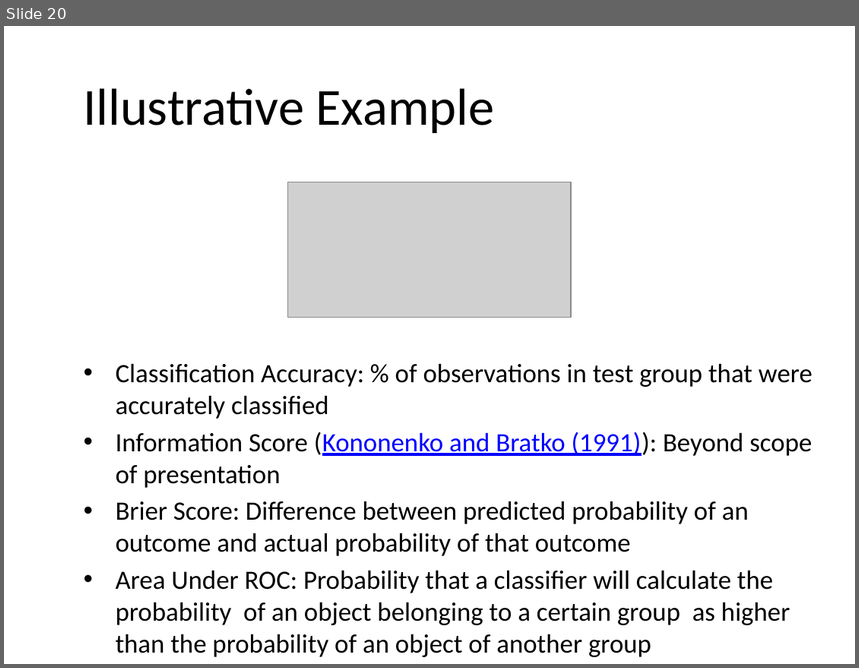
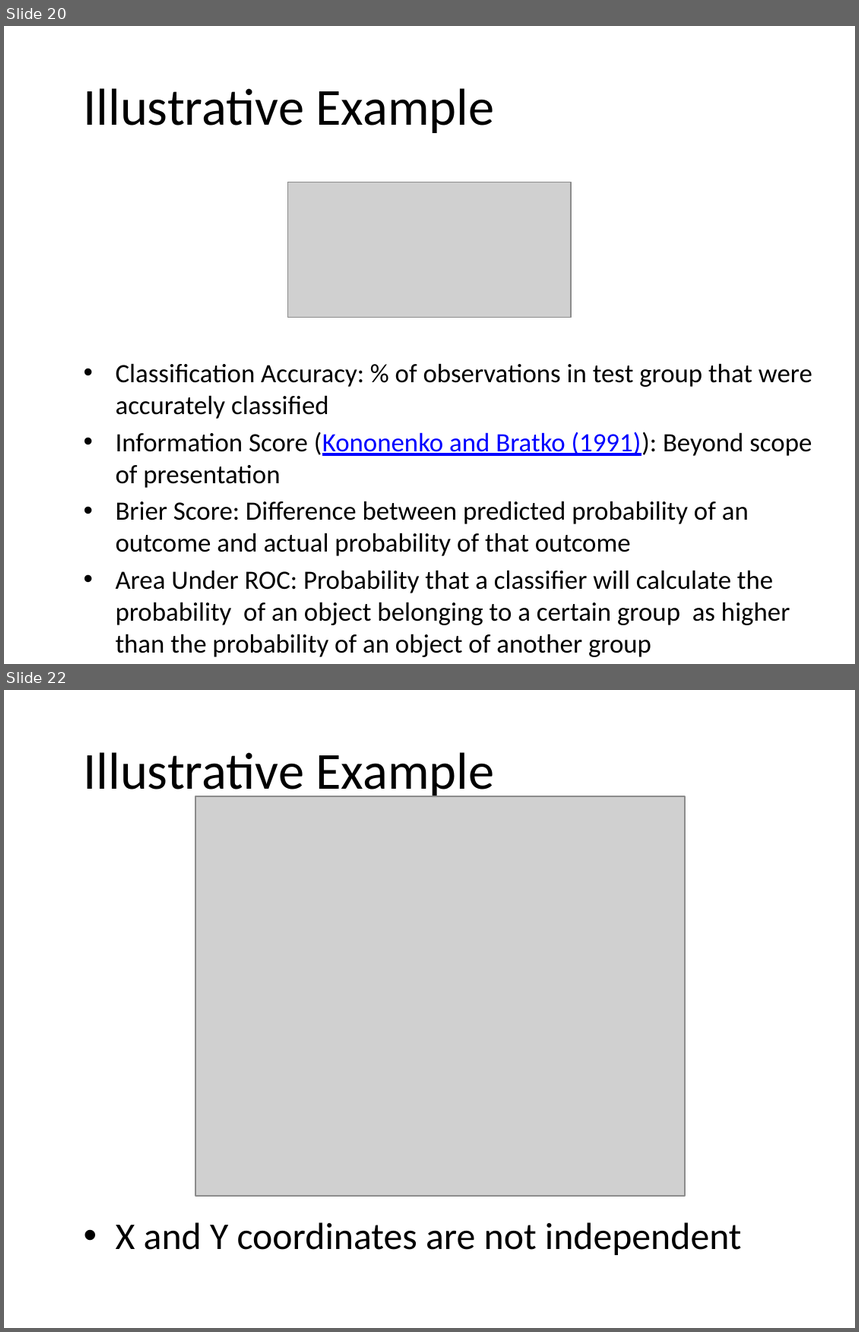
Before and after one commit to adam-m-mcelhinney/MCS507_Final_Project, a slide deck: Presentation/Bayesian Classifiers in Python.pptx. Shown one above the other, each under a label of ours: slide 20 before the commit, slides 20 and 22 after it; the slides between them are not shown. The pictures are 859x668 and 859x1332 pixels, drawn with LibreOffice and Linux fonts; fonts in the diff are those of the drawing; grey boxes stand for pictures; background and template pictures are left out. Boxes give left, top, right and bottom in pixels: in the first picture for what was removed or moved away, otherwise in the second. Text is boxed around its words. In the diff, an @@ line names an element or a change of style, - is before the commit and + after.

```diff
--- a/Presentation/Bayesian Classifiers in Python.pptx
+++ b/Presentation/Bayesian Classifiers in Python.pptx
@@ slide 22 added at [4,690,855,1328], background picture (left out) @@
@@ title added at [84,752,495,801], 44 pt, text #000000 @@
+Illustrative Example
@@ picture added at [196,796,685,1196] @@
@@ text added at [116,1223,742,1255], 32 pt, text #000000 @@
+• X and Y coordinates are not independent
```
Also in this commit, not shown: 1 slide changed, 2 other slides added, 5 other files.
